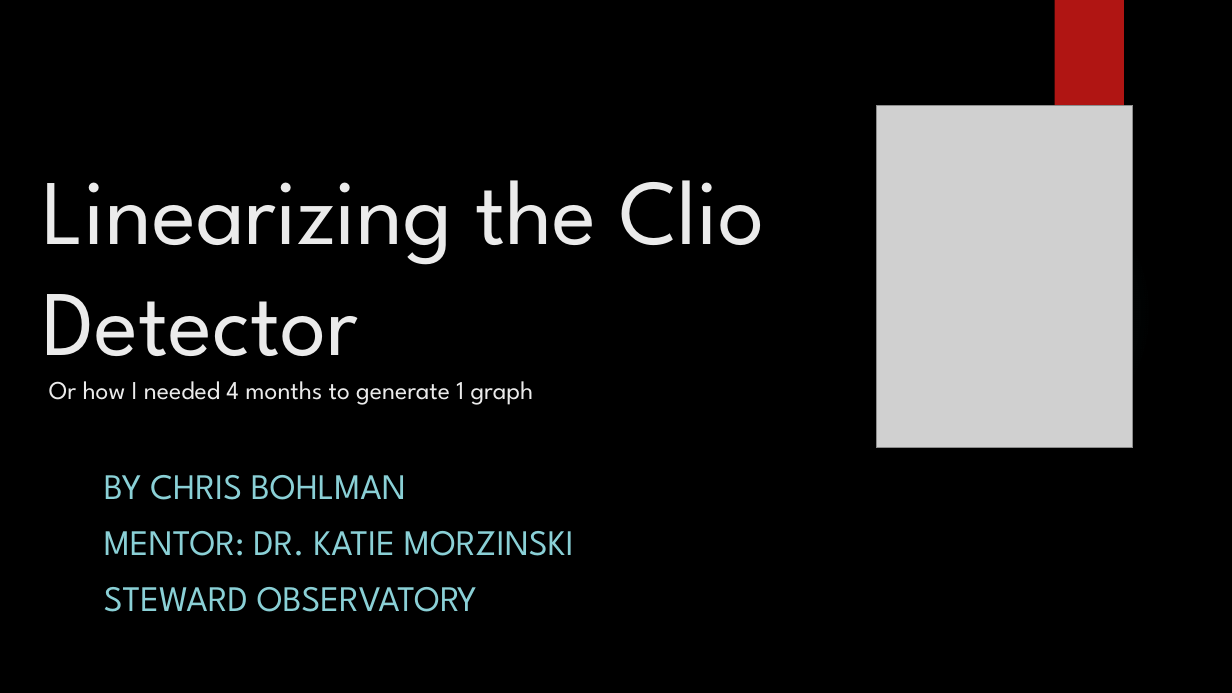
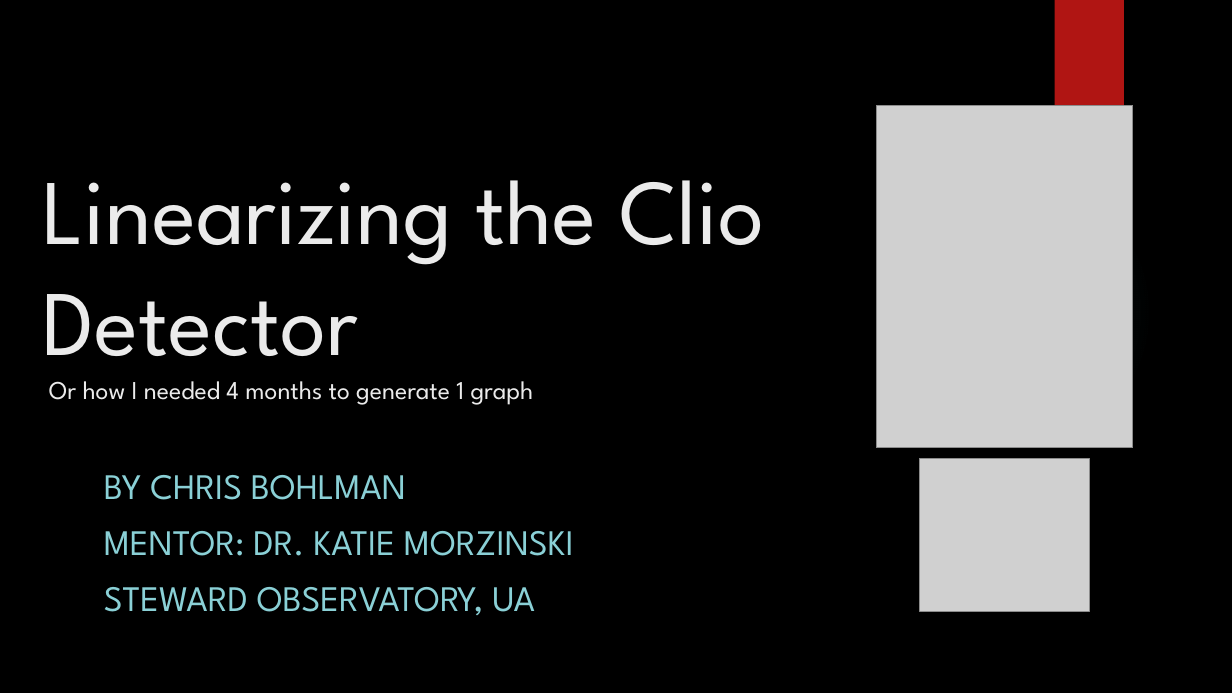
Before and after one commit to exoworlds/clio2016-2017, a slide deck: slide 1 of notes/symposium_presentation.pptx. Drawn at 1232x693 pixels with LibreOffice and Linux fonts; fonts in the diff are those of the drawing; grey boxes stand for pictures; background and template pictures are left out. Boxes give left, top, right and bottom in pixels: in the first picture for what was removed or moved away, otherwise in the second. Text is boxed around its words. In the diff, an @@ line names an element or a change of style, - is before the commit and + after.

```diff
--- a/notes/symposium_presentation.pptx
+++ b/notes/symposium_presentation.pptx
@@ picture added at <box>920,458,1090,612</box> @@
@@ subtitle at <box>104,587,535,615</box>: text changed @@
-STEWARD OBSERVATORY
+STEWARD OBSERVATORY, UA
```
Also in this commit, not shown: 5 other slides changed, 1 other file.
